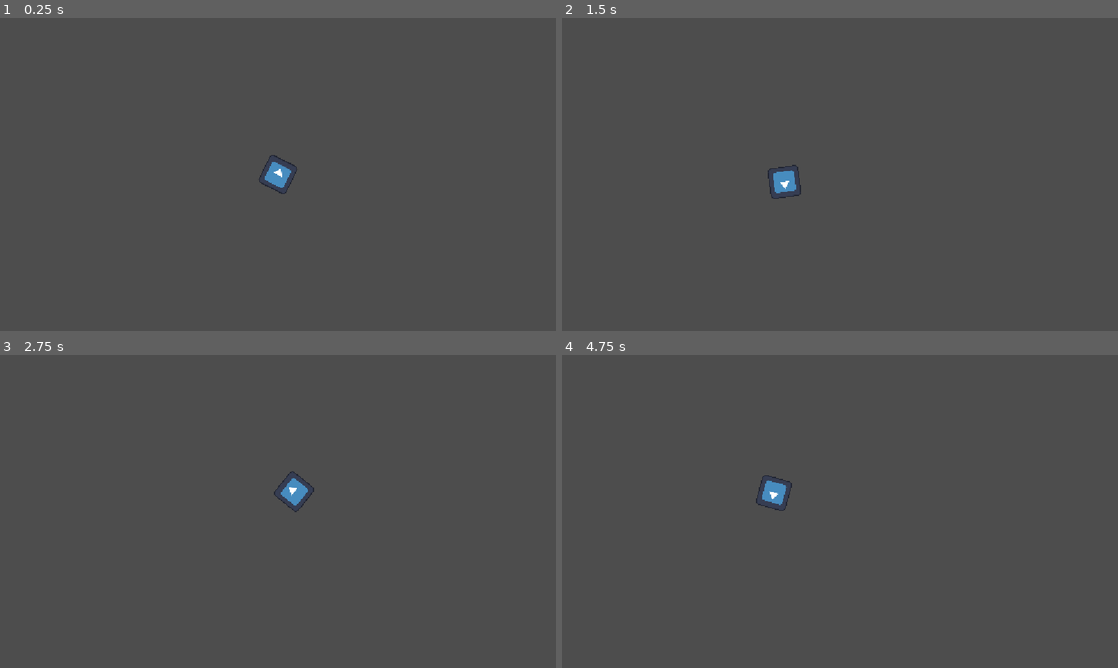
Above: before the commit, frames 1-4 (two rows, left to right).
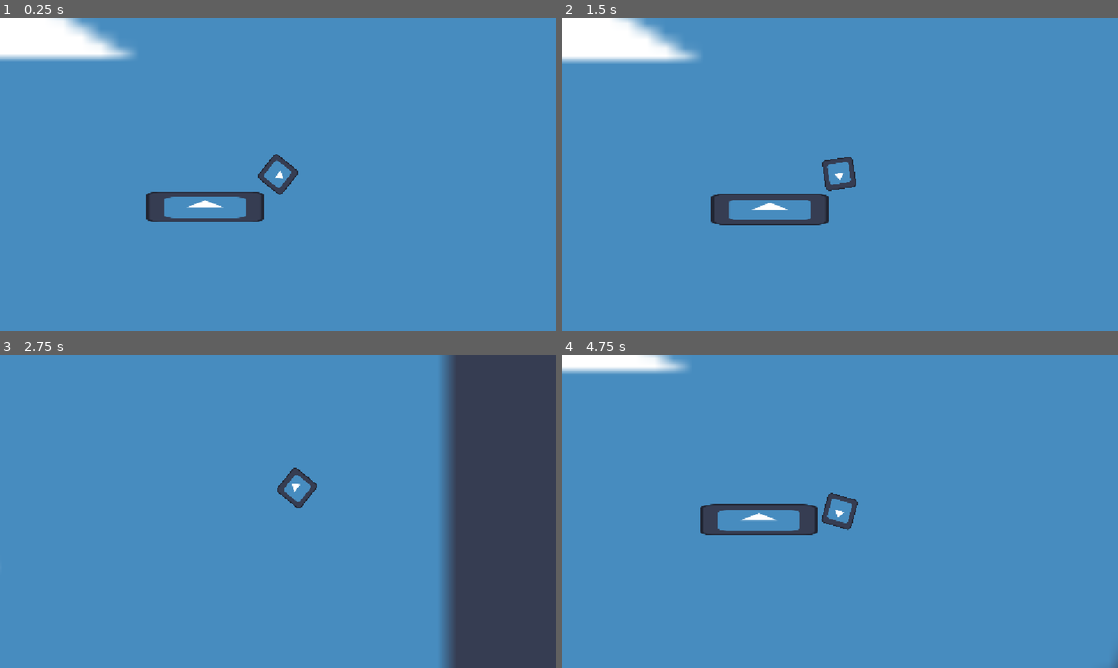
Above: after the commit, the same moments.

Repository: TheBullfrogEngineer/Bounceback2026
Game: Godot game, scene res://TestLevel.tscn
The game is run twice, just before and just after one commit, with the same random seed, the same clock (stepped at 60 frames per second) and the same inputs. The engine's default icon, where the game draws it, is replaced by a stand-in: a white triangle on a blue panel in a dark square.
Inputs (mouse positions are in pixels of both pictures, inside the frame that each line leads up to):
- Up to frame 1 (0.25 s): no input
- Up to frame 2 (1.5 s): tap Enter at 0.5 s; move the mouse to (962, 158) at 0.52 s; right-click (962, 158) at 0.6 s; tap Space at 1.25 s; move the mouse to (728, 190) at 1.27 s; click (728, 190) at 1.35 s
- Up to frame 3 (2.75 s): right-click (166, 527) at 1.55 s; move the mouse to (333, 442) at 2.02 s; hold W (propel) from 2.03 s (still down); right-click (333, 442) at 2.3 s
- Up to frame 4 (4.75 s): move the mouse to (812, 574) at 2.77 s; release W (propel) at 2.78 s; right-click (812, 574) at 2.85 s; move the mouse to (1006, 558) at 3.52 s; right-click (1006, 558) at 3.6 s; move the mouse to (673, 464) at 4.27 s; click (673, 464) at 4.35 s; right-click (673, 464) at 4.55 s

The runs differ from the first frame. In frame 1, 99% of the frame differs, in the area x 0-100%, y 0-100%; in frame 2, 99%; in frame 3, 81%; in frame 4, 99%.

Commit message:
player movement refined, bounce needs to be fixed

Diff:
--- a/cosmic-rebound/TestLevel.tscn
+++ b/cosmic-rebound/TestLevel.tscn
@@ -1,7 +1,31 @@
 [gd_scene format=3 uid="uid://8modw0gf0uon"]
 
+[ext_resource type="Texture2D" uid="uid://dijwtrykowxcx" path="res://icon.svg" id="1_1kog2"]
 [ext_resource type="PackedScene" uid="uid://byaxmc1cpcxu8" path="res://comet.tscn" id="1_y1jsw"]
 
-[node name="Node2D" type="Node2D" unique_id=574406350]
+[sub_resource type="PhysicsMaterial" id="PhysicsMaterial_ggs6p"]
+
+[sub_resource type="RectangleShape2D" id="RectangleShape2D_4ayxd"]
+size = Vector2(519, 136)
+
+[node name="Level" type="Node2D" unique_id=574406350]
+
+[node name="Background" type="Sprite2D" parent="." unique_id=656807228]
+position = Vector2(-1700.4999, -685.49994)
+scale = Vector2(78.42969, 33.867188)
+texture = ExtResource("1_1kog2")
 
 [node name="Comet" parent="." unique_id=284270887 instance=ExtResource("1_y1jsw")]
+position = Vector2(482, -132)
+
+[node name="StaticBody2D" type="StaticBody2D" parent="." unique_id=283150803]
+physics_material_override = SubResource("PhysicsMaterial_ggs6p")
+
+[node name="CollisionShape2D" type="CollisionShape2D" parent="StaticBody2D" unique_id=1825357068]
+position = Vector2(171.5, 0)
+shape = SubResource("RectangleShape2D_4ayxd")
+
+[node name="Sprite2D" type="Sprite2D" parent="StaticBody2D" unique_id=235210165]
+position = Vector2(182, 0)
+scale = Vector2(3.84375, 1)
+texture = ExtResource("1_1kog2")
--- a/cosmic-rebound/comet.gd
+++ b/cosmic-rebound/comet.gd
@@ -43,9 +43,6 @@
 		rotation = dash_direction.angle()
 		$dash_timer.start()
 
-	if Input.is_action_just_pressed("toggle_mode"):
-		_toggle_mode()
-
 	if can_move:
 		if dashing:
 			velocity = dash_speed * dash_direction
@@ -79,14 +76,6 @@
 	else:
 		move_and_slide()
 		_handle_wall_collisions()
-
-func _toggle_mode() -> void:
-	if mode == Mode.DASH:
-		mode = Mode.BOUNCE
-		Engine.time_scale = hypertime_scale
-		get_tree().create_timer(hypertime_duration, true, false, true).timeout.connect(_end_hypertime)
-	else:
-		_end_hypertime()
 
 func _end_hypertime() -> void:
 	mode = Mode.DASH
--- a/cosmic-rebound/comet.tscn
+++ b/cosmic-rebound/comet.tscn
@@ -4,6 +4,7 @@
 [ext_resource type="Texture2D" uid="uid://dijwtrykowxcx" path="res://icon.svg" id="2_imve7"]
 
 [sub_resource type="CircleShape2D" id="CircleShape2D_4ayxd"]
+radius = 85.37564
 
 [node name="Comet" type="CharacterBody2D" unique_id=284270887]
 script = ExtResource("1_5wt7a")
@@ -20,5 +21,6 @@
 position_smoothing_speed = 10.0
 
 [node name="dash_timer" type="Timer" parent="." unique_id=318837230]
+wait_time = 0.4
 
 [connection signal="timeout" from="dash_timer" to="." method="_on_dash_timer_timeout"]
